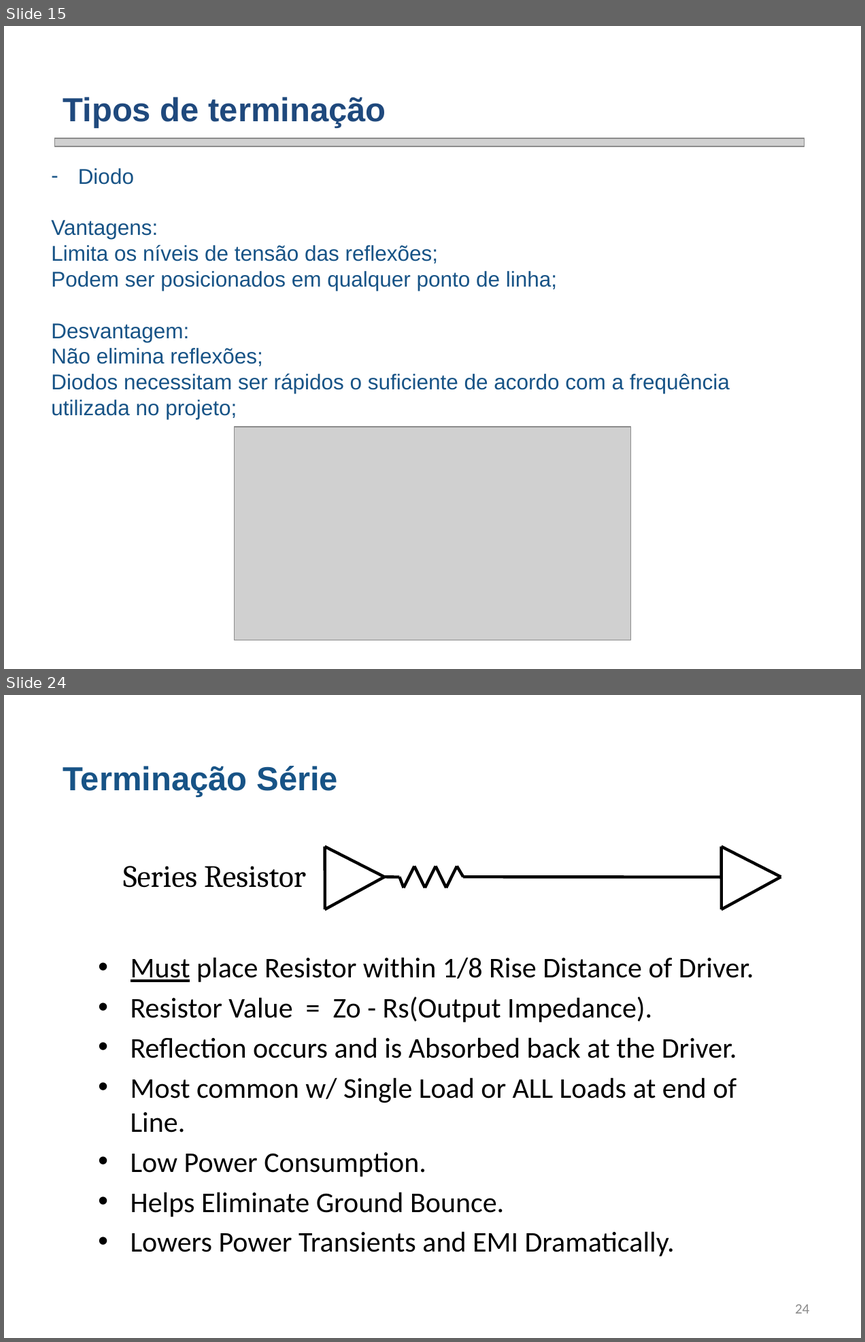
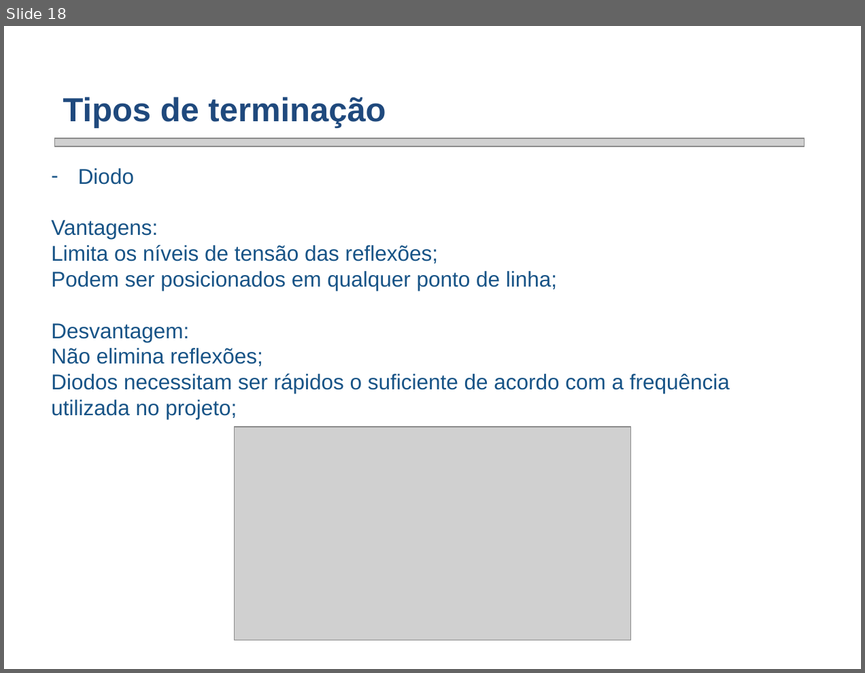
Before and after one commit to smarley2/PSE, a slide deck: Apresentação PSE/Transmission Lines PCB signal Integrity-draft.pptx. Shown one above the other, each under a label of ours: slides 15 and 24 before the commit, slide 18 after it; the slides between them are not shown. The pictures are 865x1342 and 865x673 pixels, drawn with LibreOffice and Linux fonts; fonts in the diff are those of the drawing; grey boxes stand for pictures; background and template pictures are left out. Boxes give left, top, right and bottom in pixels: in the first picture for what was removed or moved away, otherwise in the second. Text is boxed around its words. In the diff, an @@ line names an element or a change of style, - is before the commit and + after.

```diff
--- a/Apresentação PSE/Transmission Lines PCB signal Integrity-draft.pptx
+++ b/Apresentação PSE/Transmission Lines PCB signal Integrity-draft.pptx
@@ slide 24 removed at (x1=4, y1=695, x2=861, y2=1338), background picture (left out) @@
@@ text removed at (x1=63, y1=766, x2=338, y2=797) @@
-Terminação Série
@@ rectangle removed at (x1=68, y1=845, x2=782, y2=911) @@
@@ line removed from (324, 847) to (324, 909) @@
@@ line removed from (384, 877) to (324, 847) @@
@@ line removed from (781, 877) to (721, 847) @@
@@ line removed from (721, 847) to (721, 909) @@
@@ text removed at (x1=123, y1=866, x2=306, y2=887) @@
-Series Resistor
@@ line removed from (324, 909) to (384, 877) @@
@@ line removed from (384, 877) to (399, 877) @@
@@ line removed from (403, 888) to (399, 877) @@
@@ line removed from (415, 866) to (403, 888) @@
@@ line removed from (425, 888) to (415, 866) @@
@@ line removed from (436, 866) to (425, 888) @@
@@ line removed from (446, 888) to (436, 866) @@
@@ line removed from (456, 866) to (446, 888) @@
@@ line removed from (463, 877) to (456, 866) @@
@@ line removed from (463, 877) to (721, 877) @@
@@ line removed from (721, 909) to (781, 877) @@
@@ text removed at (x1=130, y1=957, x2=754, y2=1256) @@
-• Must place Resistor within 1/8 Rise Distance of Driver.
-• Resistor Value = Zo - Rs(Output Impedance).
-• Reflection occurs and is Absorbed back at the Driver.
-• Most common w/ Single Load or ALL Loads at end of Line.
-• Low Power Consumption.
-• Helps Eliminate Ground Bounce.
-• Lowers Power Transients and EMI Dramatically.
@@ page number removed at (x1=795, y1=1304, x2=809, y2=1313) @@
-24
@@ what was slide 15 is now slide 18 @@
```
Also in this commit, not shown: 5 slides changed, 7 slides added, 12 other slides removed.
